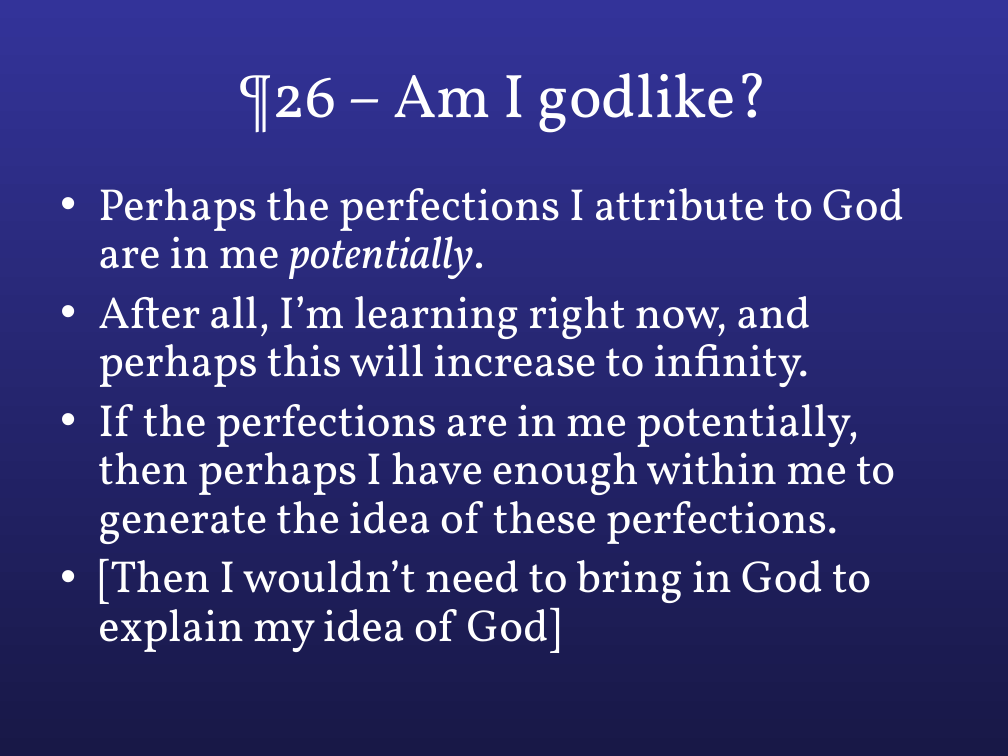
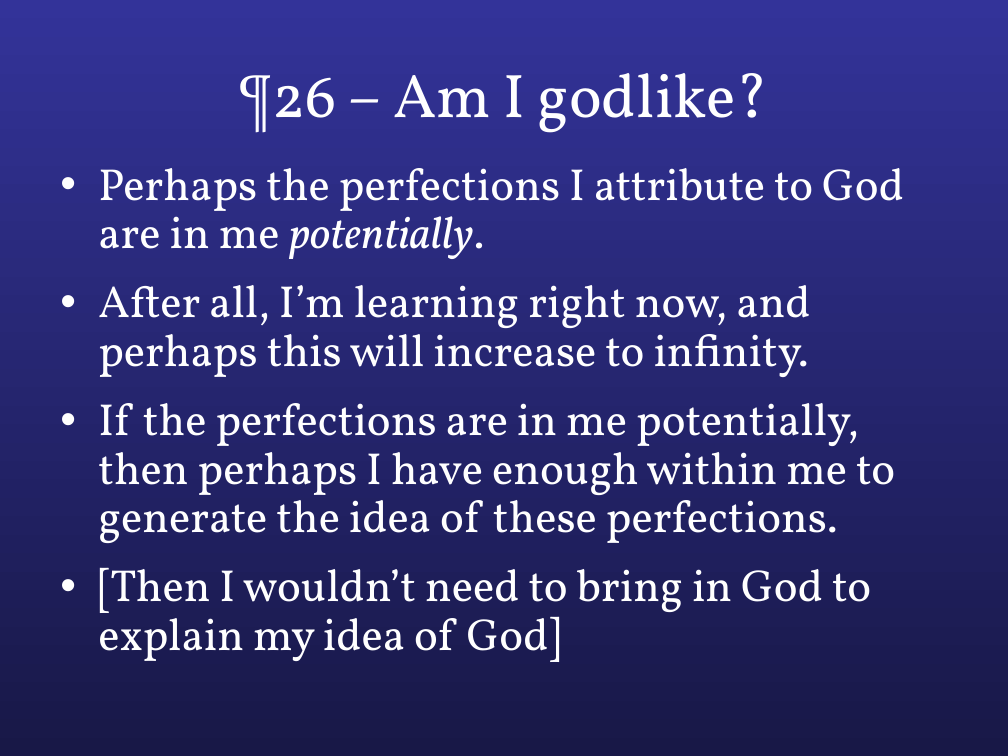
Before and after one commit to colemitchell/colemitchell.github.io, a slide deck: slide 24 of PHIL2220/Med III.ppt. Drawn at 1008x756 pixels with LibreOffice and Linux fonts; fonts in the diff are those of the drawing. Boxes give left, top, right and bottom in pixels: in the first picture for what was removed or moved away, otherwise in the second. Text is boxed around its words. In the diff, an @@ line names an element or a change of style, - is before the commit and + after.

```diff
--- a/PHIL2220/Med III.ppt
+++ b/PHIL2220/Med III.ppt
@@ text "Perhaps the perfections I attribute ...": place and size @@
-text "Perhaps the perfections I attribute ..." at [98, 188, 904, 653]
+text "Perhaps the perfections I attribute ..." at [98, 168, 904, 662]
@@ text at [98, 168, 904, 543]: more space between paragraphs @@
```
Also in this commit, not shown: 7 other slides changed.
